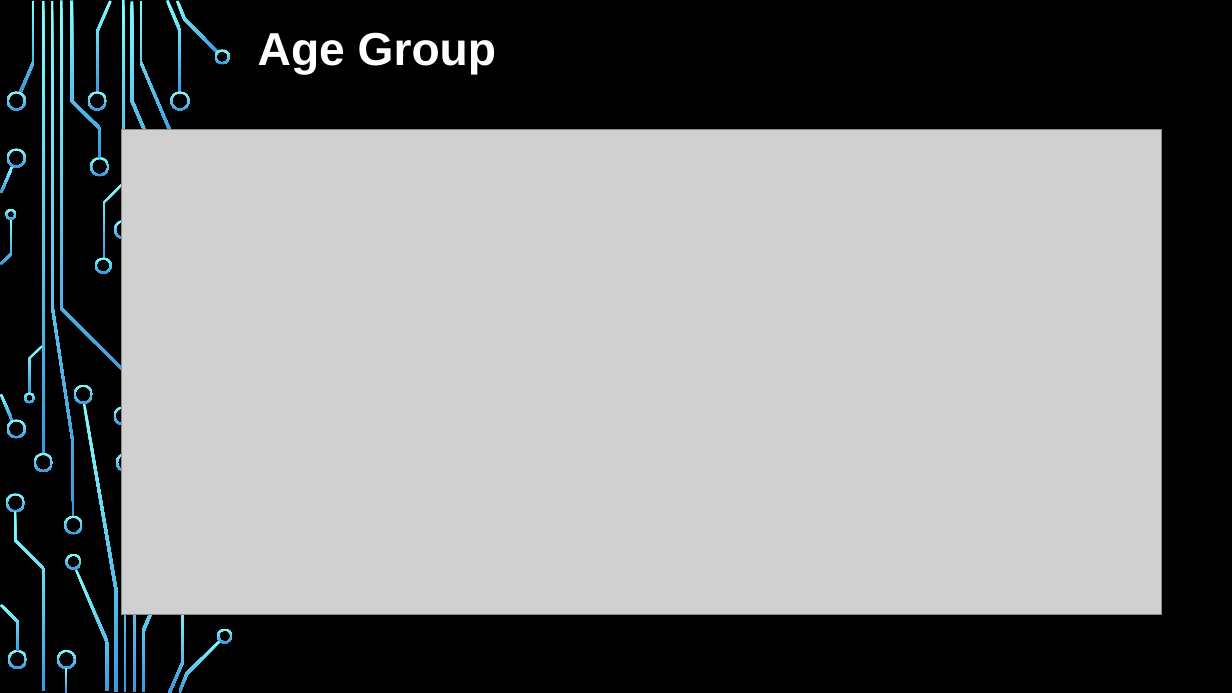
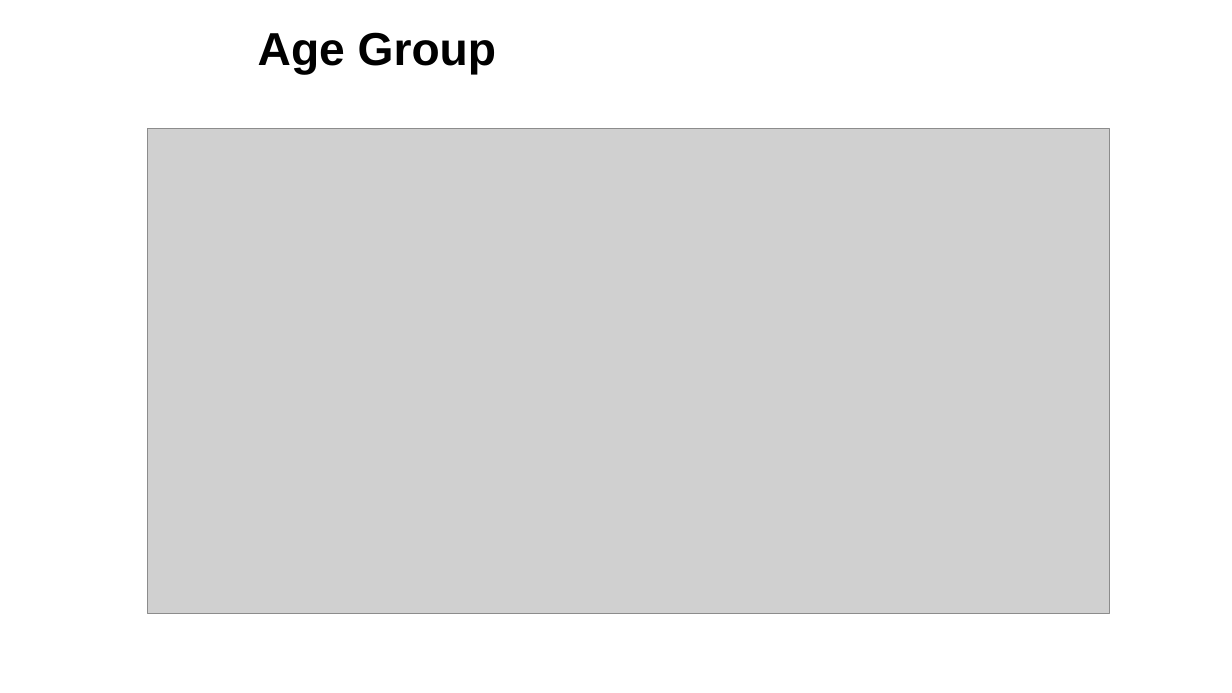
Before and after one commit to mguner-data/Global_Suicide_Data_Analysis, a slide deck: slide 7 of AL_Final_Presentation.pptx (slide 6 before the commit). Drawn at 1232x693 pixels with LibreOffice and Linux fonts; fonts in the diff are those of the drawing; grey boxes stand for pictures; background and template pictures are left out. Boxes give left, top, right and bottom in pixels: in the first picture for what was removed or moved away, otherwise in the second. Text is boxed around its words. In the diff, an @@ line names an element or a change of style, - is before the commit and + after.

```diff
--- a/AL_Final_Presentation.pptx
+++ b/AL_Final_Presentation.pptx
@@ background picture (left out) to #FFFFFF @@
@@ text "Age Group" at [258, 32, 496, 75]: text colour #FFFFFF to #000000 @@
@@ picture: place and size @@
-picture at [122, 129, 1162, 615]
+picture at [148, 128, 1109, 614]
@@ group removed at [0, 0, 233, 693]: 43 freeform shapes, 4 rectangles @@
```
Also in this commit, not shown: 8 other slides changed, 2 slides added.
